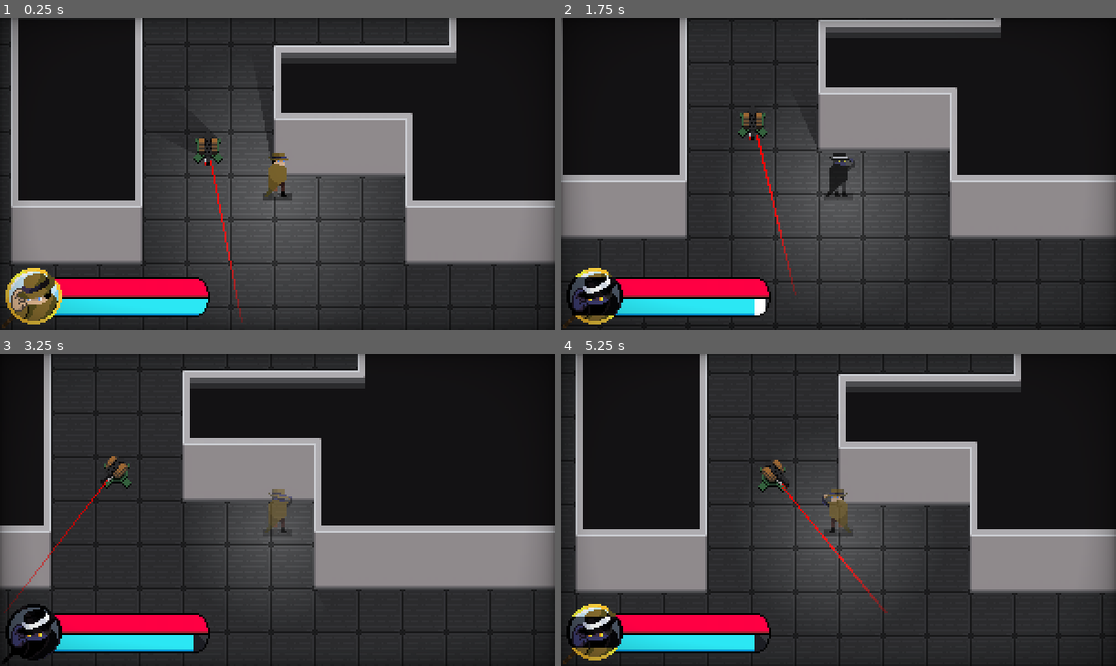
Above: before the commit, frames 1-4 (two rows, left to right).
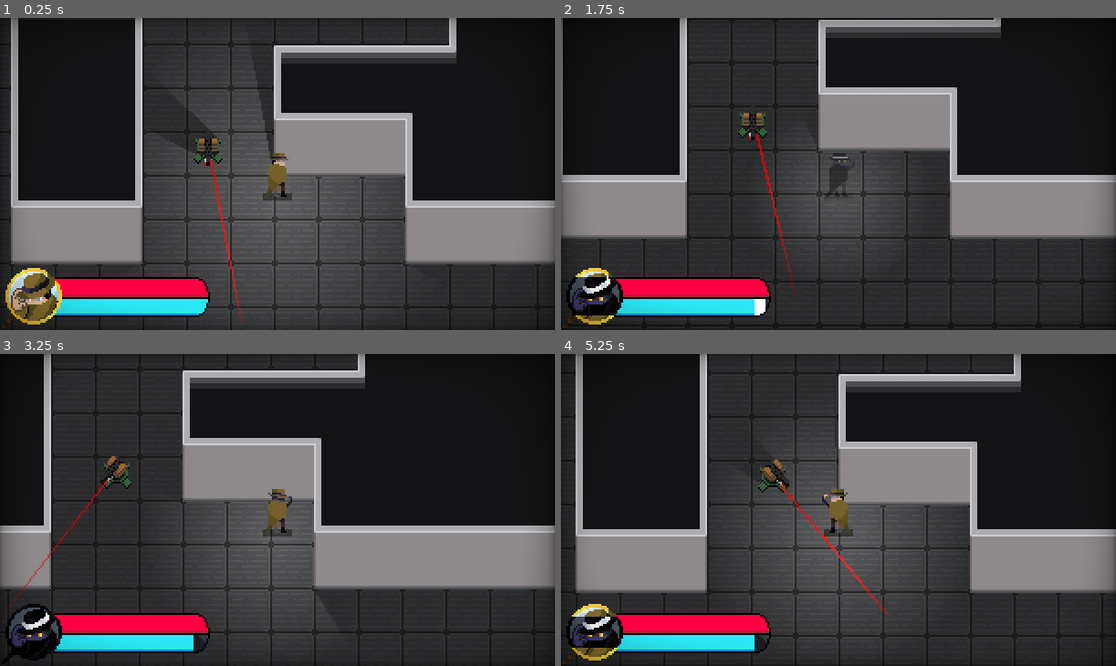
Above: after the commit, the same moments.

Repository: Cabidge/SGD1
Game: Godot game, scene res://assets/Main.tscn
Same seed, same stepped clock (60 frames per second), same inputs: the game is played once before the commit and once after it. The engine's default icon, where the game draws it, is replaced by a stand-in: a white triangle on a blue panel in a dark square.
Inputs (mouse positions are in pixels of both pictures, inside the frame that each line leads up to):
- Up to frame 1 (0.25 s): no input
- Up to frame 2 (1.75 s): move the mouse to (960, 158) at 0.52 s; hold D (move_right) 0.53-1.28 s; hold Right mouse button (stealth) 0.53-1.28 s; move the mouse to (727, 189) at 1.27 s; hold S (move_down) from 1.28 s (still down); click (727, 189) at 1.35 s; right-click (727, 189) at 1.55 s
- Up to frame 3 (3.25 s): move the mouse to (333, 441) at 2.02 s; release S (move_down) at 2.03 s; hold D (move_right) 2.03-2.78 s; hold Right mouse button (stealth) 2.03-2.78 s; move the mouse to (249, 572) at 2.77 s; hold W (move_up) from 2.78 s (still down); right-click (249, 572) at 2.85 s
- Up to frame 4 (5.25 s): move the mouse to (1005, 556) at 3.52 s; release W (move_up) at 3.53 s; press the mouse at (1005, 556) at 3.53 s; hold A (move_left) 3.53-5.03 s; right-click (1005, 556) at 3.8 s; move the mouse to (672, 463) at 4.27 s; release the mouse at (672, 463) at 4.28 s; right-click (672, 463) at 4.35 s; move the mouse to (866, 510) at 5.02 s; hold S (move_down) from 5.03 s (still down); hold Right mouse button (stealth) from 5.03 s (still down)

The runs differ from the first frame. In frame 2, 0.2% of the frame differs, in the area x 35-52%, y 37-85%; in frame 3, 0.1%; in frame 4, 0.1%.

Commit message:
Moved all transitions into AnimationPlayer.

Diff:
--- a/assets/player/Player.gd
+++ b/assets/player/Player.gd
@@ -2,11 +2,6 @@
 
 const MAX_SPEED = Global.TILE * 5 # tiles per second
 const SLOW_SPEED = MAX_SPEED * 0.1
-
-const DEFAULT_ENERGY = 1.0
-const DEFAULT_SCALE = 0.6
-const STEALTH_ENERGY = 0.9
-const STEALTH_SCALE = 0.4
 
 var velocity : Vector2 = Vector2.ZERO
 
@@ -15,18 +10,11 @@
 var flipped = false setget set_flipped
 var animation : String setget set_animation
 
-var light_energy = DEFAULT_ENERGY
-var light_scale = DEFAULT_SCALE
-
 onready var sprite = $Sprite
 onready var pivot = $Pivot
 onready var light = $Light2D
 
-func _physics_process(delta):
-	light.energy = lerp(light.energy,light_energy, 0.1)
-	light.texture_scale = lerp(light.texture_scale,light_scale, 0.1)
-
-	modulate.a = lerp(modulate.a, 1.0 - 0.6 * int(stealth), 0.05)
+onready var transition_player = $TransitionPlayer
 
 func lerp_vel(dir : Vector2, speed = MAX_SPEED):
 	velocity = velocity.linear_interpolate(dir * speed, 0.3)
@@ -60,11 +48,9 @@
 	sprite.play("transition",!stealth)
 
 	if stealth:
-		light_energy = STEALTH_ENERGY
-		light_scale = STEALTH_SCALE
+		transition_player.play("Transition")
 	else:
-		light_energy = DEFAULT_ENERGY
-		light_scale = DEFAULT_SCALE
+		transition_player.play_backwards("Transition")
 
 	Player.update_stealth(stealth)
 
--- a/assets/player/Player.tscn
+++ b/assets/player/Player.tscn
@@ -12,6 +12,57 @@
 [ext_resource path="res://assets/Shadow.tscn" type="PackedScene" id=13]
 [ext_resource path="res://assets/Spotlight.png" type="Texture" id=14]
 [ext_resource path="res://assets/player/Sprite.gd" type="Script" id=15]
+
+[sub_resource type="Animation" id=106]
+resource_name = "Transition"
+tracks/0/type = "value"
+tracks/0/path = NodePath("Body/CollisionShape2D:disabled")
+tracks/0/interp = 1
+tracks/0/loop_wrap = true
+tracks/0/imported = false
+tracks/0/enabled = true
+tracks/0/keys = {
+"times": PoolRealArray( 0.4, 0.6 ),
+"transitions": PoolRealArray( 1, 1 ),
+"update": 1,
+"values": [ false, true ]
+}
+tracks/1/type = "value"
+tracks/1/path = NodePath("Light2D:energy")
+tracks/1/interp = 1
+tracks/1/loop_wrap = true
+tracks/1/imported = false
+tracks/1/enabled = true
+tracks/1/keys = {
+"times": PoolRealArray( 0.3, 0.7 ),
+"transitions": PoolRealArray( -2, -2 ),
+"update": 0,
+"values": [ 1.0, 0.9 ]
+}
+tracks/2/type = "value"
+tracks/2/path = NodePath("Light2D:texture_scale")
+tracks/2/interp = 1
+tracks/2/loop_wrap = true
+tracks/2/imported = false
+tracks/2/enabled = true
+tracks/2/keys = {
+"times": PoolRealArray( 0.3, 0.7 ),
+"transitions": PoolRealArray( -2, -2 ),
+"update": 0,
+"values": [ 0.6, 0.4 ]
+}
+tracks/3/type = "value"
+tracks/3/path = NodePath(".:modulate")
+tracks/3/interp = 1
+tracks/3/loop_wrap = true
+tracks/3/imported = false
+tracks/3/enabled = true
+tracks/3/keys = {
+"times": PoolRealArray( 0.3, 0.7 ),
+"transitions": PoolRealArray( -2, -2 ),
+"update": 0,
+"values": [ Color( 1, 1, 1, 1 ), Color( 1, 1, 1, 0.403922 ) ]
+}
 
 [sub_resource type="RectangleShape2D" id=1]
 extents = Vector2( 9, 4 )
@@ -290,6 +341,9 @@
 collision_layer = 32
 script = ExtResource( 2 )
 
+[node name="TransitionPlayer" type="AnimationPlayer" parent="."]
+anims/Transition = SubResource( 106 )
+
 [node name="Camera2D" type="Camera2D" parent="."]
 position = Vector2( 0, -12 )
 current = true
Not shown: 1 places in assets/player/Player.tscn that only renumber resources
Not shown, changed: export/win/SGD Game Jam.pck
Not shown, changed: export/win/win.7z
